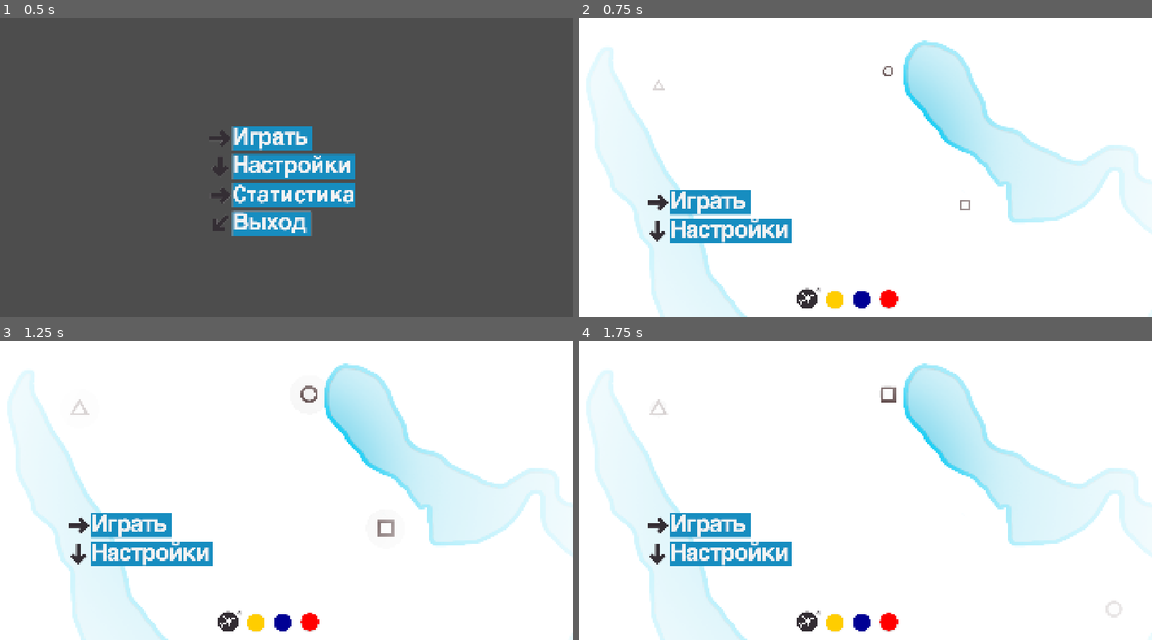
Above: before the commit, frames 1-4 (two rows, left to right).
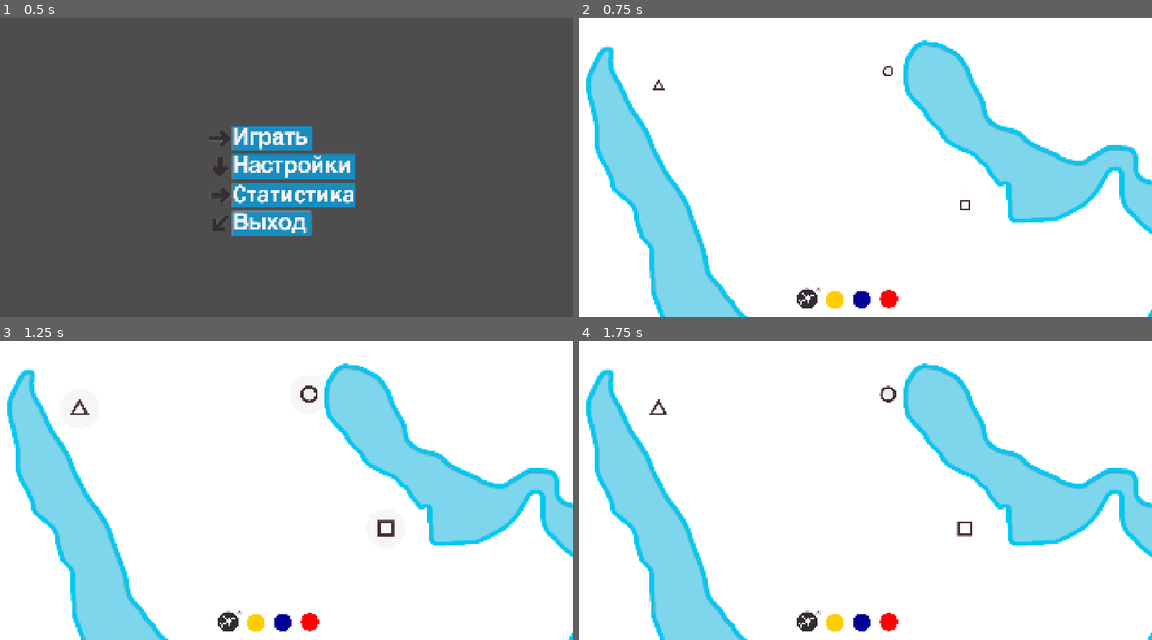
Above: after the commit, the same moments.

Repository: top-it-090304/Holding-Pattern
Game: Godot game, scene res://scene/StartMenu.tscn
The game is run twice, just before and just after one commit, with the same random seed, the same clock (stepped at 60 frames per second) and the same inputs.
Inputs (mouse positions are in pixels of both pictures, inside the frame that each line leads up to):
- Up to frame 1 (0.5 s): no input
- Up to frame 2 (0.75 s): click (842, 137) at 0.5 s
- Up to frame 3 (1.25 s): no input
- Up to frame 4 (1.75 s): click (699, 526) at 1.27 s

Frame 1 is identical in both runs. In frame 2, 20% of the frame differs, in the area x 1-100%, y 7-100%; in frame 3, 20%; in frame 4, 20%.

Commit message:
feat: game over(add: button, vegnette, score)

Diff:
--- a/scene/Main.tscn
+++ b/scene/Main.tscn
@@ -44,29 +44,33 @@
 wait_time = 24.0
 autostart = true
 
-[node name="GameOver" type="CanvasLayer" parent="." unique_id=2125910932]
+[node name="GameOverUI" type="CanvasLayer" parent="." unique_id=2125910932]
 process_mode = 3
 
-[node name="TextureRect" type="TextureRect" parent="GameOver" unique_id=1163205481]
-anchors_preset = 15
-anchor_right = 1.0
-anchor_bottom = 1.0
-grow_horizontal = 2
-grow_vertical = 2
-texture = ExtResource("3_aex65")
-
-[node name="Control" type="Control" parent="GameOver" unique_id=1549837969]
+[node name="MainPack" type="Control" parent="GameOverUI" unique_id=1549837969]
 layout_mode = 3
 anchors_preset = 0
 offset_right = 560.0
 offset_bottom = 343.0
 
-[node name="ScoreLabel" type="Label" parent="GameOver/Control" unique_id=878178107]
+[node name="Vinetka" type="TextureRect" parent="GameOverUI/MainPack" unique_id=1163205481]
+layout_mode = 1
+anchors_preset = 15
+anchor_right = 1.0
+anchor_bottom = 1.0
+offset_top = -40.0
+offset_right = 1360.0
+offset_bottom = 697.0
+grow_horizontal = 2
+grow_vertical = 2
+texture = ExtResource("3_aex65")
+
+[node name="ScoreLabel" type="Label" parent="GameOverUI/MainPack" unique_id=878178107]
 layout_mode = 0
 offset_right = 40.0
 offset_bottom = 23.0
 
-[node name="Restart" type="Button" parent="GameOver/Control" unique_id=2137488011]
+[node name="Restart" type="Button" parent="GameOverUI/MainPack" unique_id=2137488011]
 layout_mode = 0
 offset_left = 222.0
 offset_top = 565.0
@@ -76,7 +80,7 @@
 icon = ExtResource("3_764rb")
 flat = true
 
-[node name="Menu" type="Button" parent="GameOver/Control" unique_id=1409947932]
+[node name="Menu" type="Button" parent="GameOverUI/MainPack" unique_id=1409947932]
 layout_mode = 0
 offset_left = 220.0
 offset_top = 663.0
@@ -339,8 +343,8 @@
 position = Vector2(2496, 342)
 
 [connection signal="timeout" from="Timer" to="." method="_on_spawn_timer_timeout"]
-[connection signal="pressed" from="GameOver/Control/Restart" to="." method="_on_restart_pressed"]
-[connection signal="pressed" from="GameOver/Control/Menu" to="." method="_on_menu_pressed"]
+[connection signal="pressed" from="GameOverUI/MainPack/Restart" to="." method="_on_restart_pressed"]
+[connection signal="pressed" from="GameOverUI/MainPack/Menu" to="." method="_on_menu_pressed"]
 [connection signal="toggled" from="UI/YellowButton" to="." method="_on_yb_toggled"]
 [connection signal="toggled" from="UI/BlueButton" to="." method="_on_bb_toggled"]
 [connection signal="toggled" from="UI/RedButton" to="." method="_on_rb_toggled"]
--- a/scripts/Main.gd
+++ b/scripts/Main.gd
@@ -8,8 +8,9 @@
 @onready var score_pack = $UI/ScorePack
 @onready var score_label = $UI/ScorePack/Score
 @onready var game_over_ui = $GameOverUI
-@onready var vignette = $GameOverUI/Vignette
-@onready var score_final_label = $GameOverUI/Content/ScoreLabel
+@onready var vinetka =  $GameOverUI/MainPack/Vinetka
+@onready var score_final_label = $GameOverUI/MainPack/ScoreLabel
+@onready var main_pack = $GameOverUI/MainPack
 
 var passengers_delivery: int = 0
 var passenger_timer: Timer
@@ -39,6 +40,8 @@
 var lines_data = GameData.lines_data
 
 func _ready():
+	$GameOverUI.visible = false
+
 	score_pack.modulate.a = 0
 	score_pack.visible = false
 	score_pack.scale = Vector2(0.5, 0.5)
@@ -285,8 +288,11 @@
 	print("stop")
 	get_tree().paused = true
 	$UI.visible = false
-	$GameOver.visible = true
+
 	camera.process_mode = Node.PROCESS_MODE_ALWAYS
+	game_over_ui.show()
+	main_pack.modulate.a = 0.0
+
 	var tween = create_tween().set_pause_mode(Tween.TWEEN_PAUSE_PROCESS)
 	tween.set_trans(Tween.TRANS_CUBIC).set_ease(Tween.EASE_OUT)
 	tween.set_parallel(true)
@@ -297,19 +303,13 @@
 	tween.tween_property(camera, "zoom", crash_zoom, 2.5)
 	tween.tween_property(camera, "rotation", 0.45, 2.5)
 
-	_setup_vignette(_failed_airport)
-	game_over_ui.visible = true
-	game_over_ui.modulate.a = 0
-
-
-	tween.chain().tween_property(game_over_ui, "modulate:a", 1.0, 1.0)
-
-
-	score_final_label.text = str(passengers_delivery)
+	var appearance = tween.wait_time()
+	appearance.tween_callback(func():score_final_label.text = str(passengers_delivery))
+	appearance.tween_property(main_pack, "modulate:a", 1.0, 1.0)
 
 func _setup_vignette(_airport):
-	vignette.expand_mode = TextureRect.EXPAND_KEEP_SIZE
-	vignette.stretch_mode = TextureRect.STRETCH_KEEP_ASPECT_CENTERED
+	vinetka.expand_mode = TextureRect.EXPAND_KEEP_SIZE
+	vinetka.stretch_mode = TextureRect.STRETCH_KEEP_ASPECT_CENTERED
 
 ## кнопки
 func _on_yb_toggled(_t):
@@ -326,12 +326,10 @@
 
 func _on_restart_pressed():
 	get_tree().paused = false
-	$GameOver/Control/Restart.visible = true
 	get_tree().reload_current_scene()
 
 func _on_menu_pressed():
 	get_tree().paused = false
-	$GameOver/Control/Menu.visiable = true
 	get_tree().change_scene_to_file("res://scene/StartMenu.tscn")
 
 
